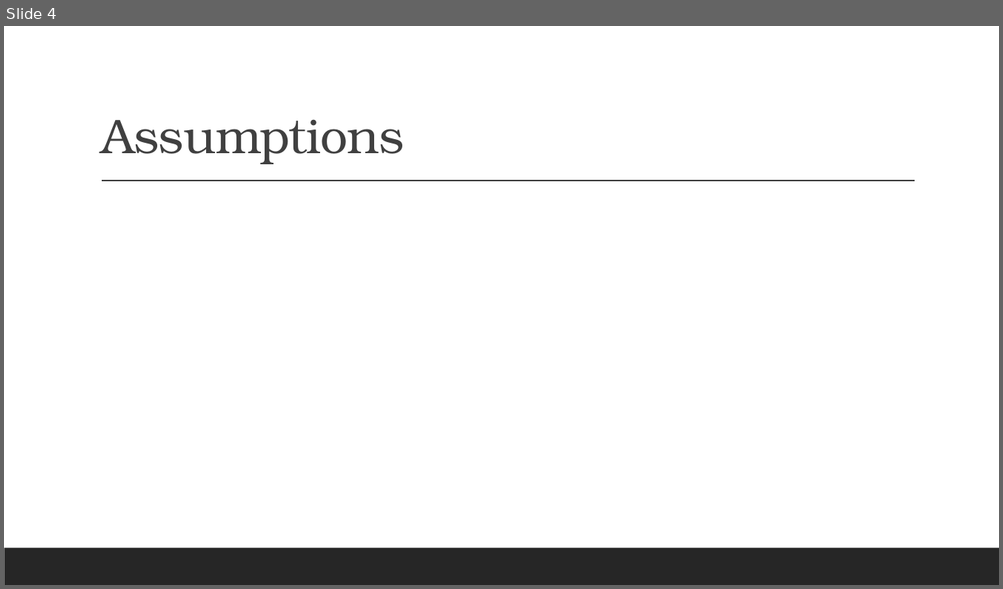
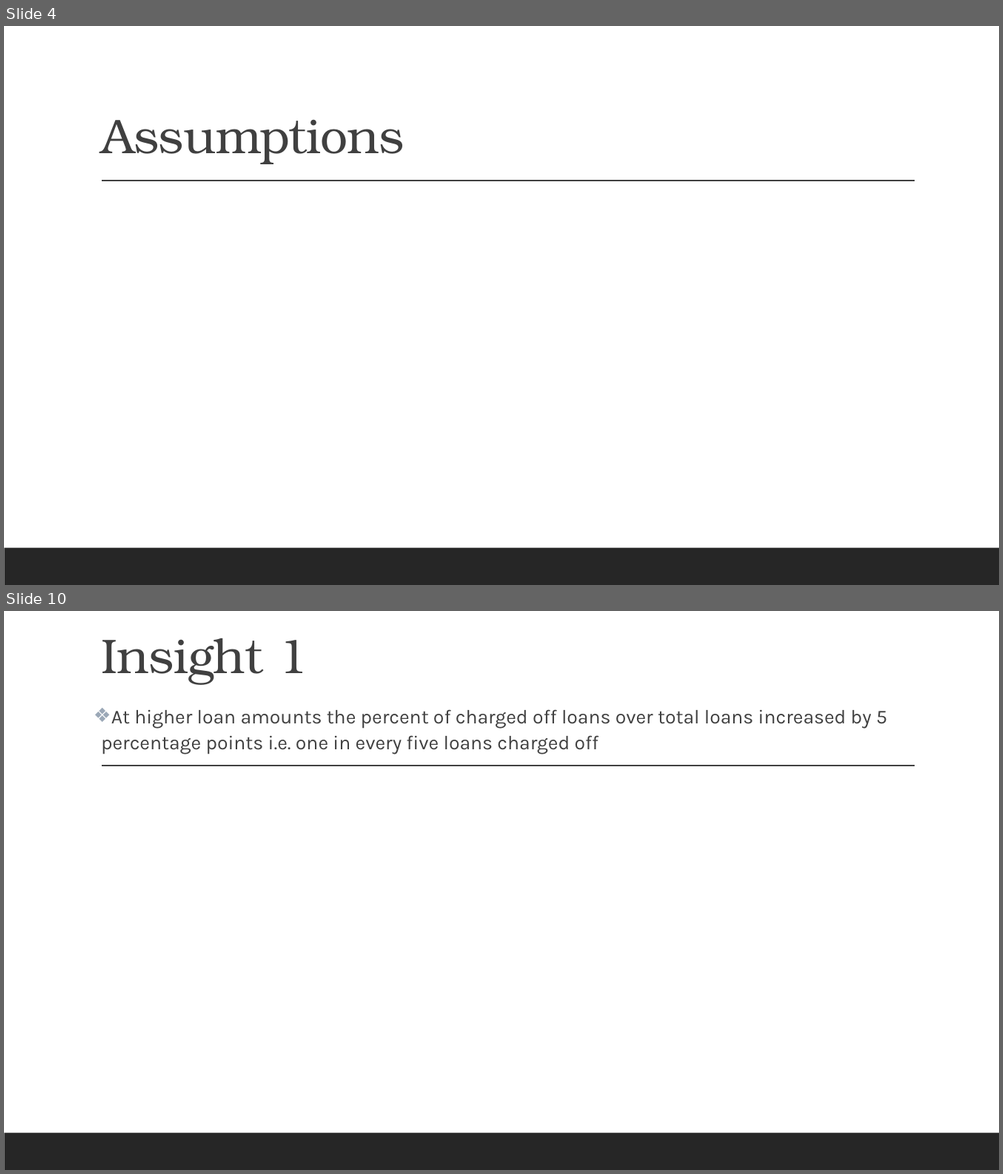
Before and after one commit to vidhyadharpandit/LendingClubCaseStudy, a slide deck: LendingClubCaseStudy-Presentation.pptx. Shown one above the other, each under a label of ours: slide 4 before the commit, slides 4 and 10 after it; the slides between them are not shown. The pictures are 1003x589 and 1003x1174 pixels, drawn with LibreOffice and Linux fonts; fonts in the diff are those of the drawing. Boxes give left, top, right and bottom in pixels: in the first picture for what was removed or moved away, otherwise in the second. Text is boxed around its words. In the diff, an @@ line names an element or a change of style, - is before the commit and + after.

```diff
--- a/LendingClubCaseStudy-Presentation.pptx
+++ b/LendingClubCaseStudy-Presentation.pptx
@@ slide 10 added at [4,611,999,1170], background #FFFFFF; not listed: 2 template elements that a slide beside it also shows @@
@@ title added at [101,638,308,685], 47 pt, text #404040 @@
+Insight 1
@@ text added at [101,709,887,755], 19 pt, text #404040 @@
+❖ At higher loan amounts the percent of charged off loans over total loans increased by 5 percentage points i.e. one in every five loans charged off
```
Also in this commit, not shown: 3 slides changed, 13 other slides added, 2 slides removed, 7 other files.
